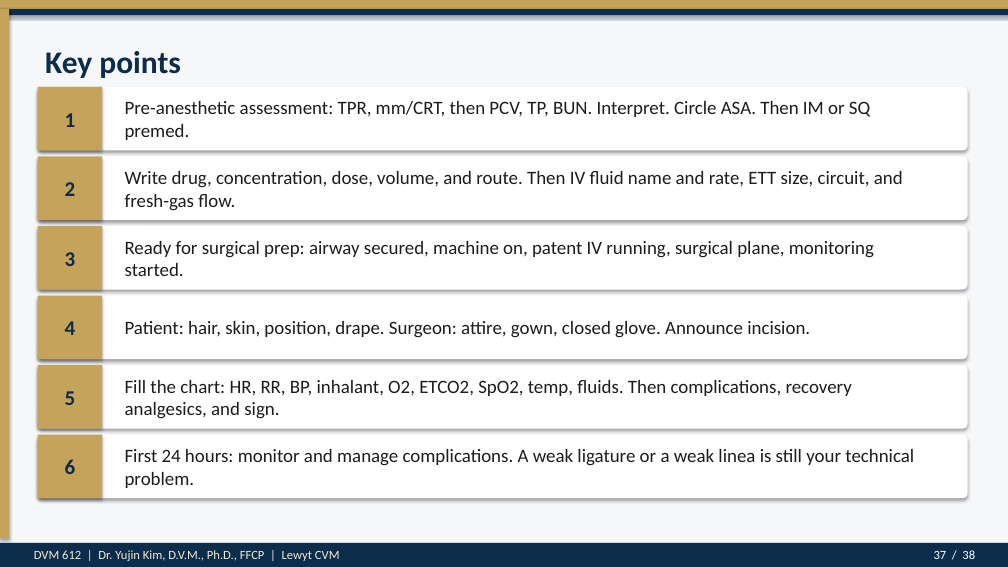
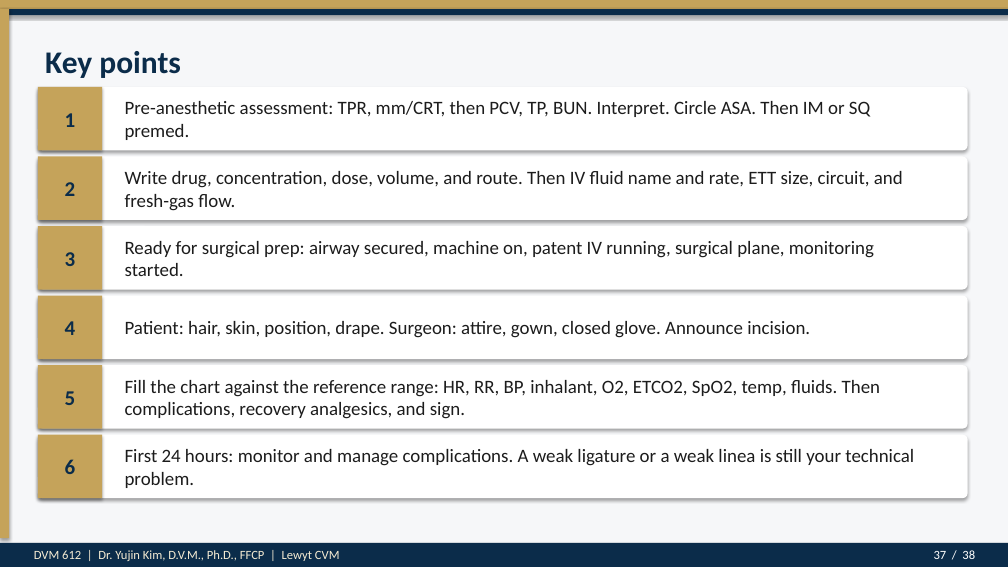
Before and after one commit to drkimvet/happycare, a slide deck: slide 37 of lectures/DVM-612_Week4_Preop_PatientPrep_Postop.pptx. Drawn at 1008x567 pixels with LibreOffice and Linux fonts; fonts in the diff are those of the drawing. Boxes give left, top, right and bottom in pixels: in the first picture for what was removed or moved away, otherwise in the second. Text is boxed around its words. In the diff, an @@ line names an element or a change of style, - is before the commit and + after.

```diff
--- a/lectures/DVM-612_Week4_Preop_PatientPrep_Postop.pptx
+++ b/lectures/DVM-612_Week4_Preop_PatientPrep_Postop.pptx
@@ text at [125,380,880,419]: text changed @@
-Fill the chart: HR, RR, BP, inhalant, O2, ETCO2, SpO2, temp, fluids. Then complications, recovery analgesics, and sign.
+Fill the chart against the reference range: HR, RR, BP, inhalant, O2, ETCO2, SpO2, temp, fluids. Then complications, recovery analgesics, and sign.
```
Also in this commit, not shown: 2 other slides changed, 5 other files.
